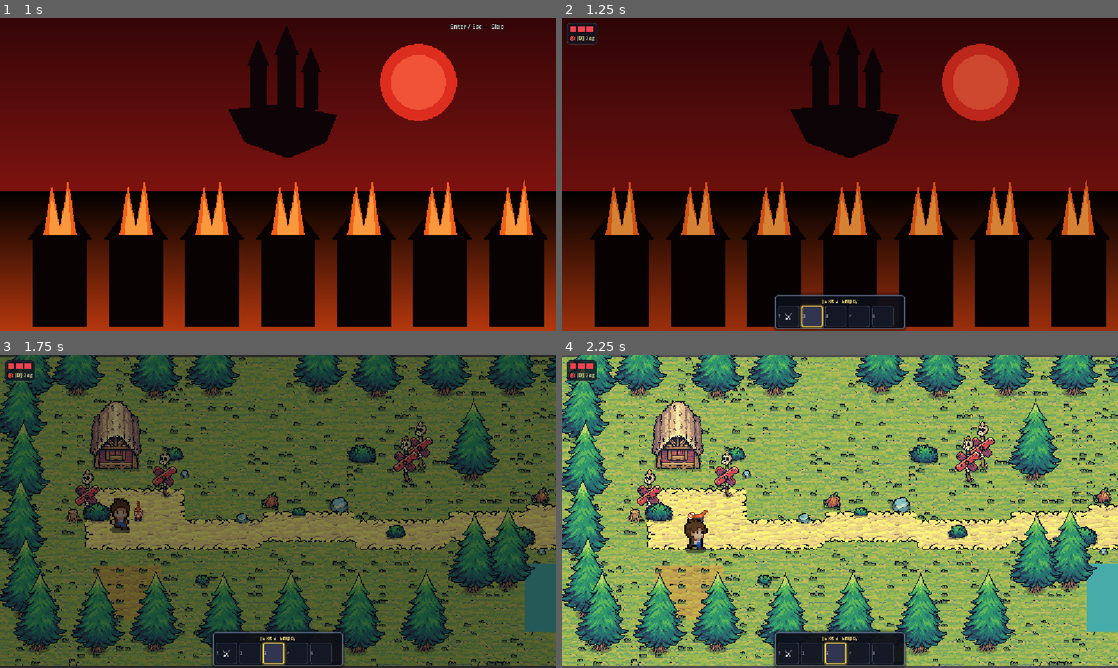
Above: before the commit, frames 1-4 (two rows, left to right).
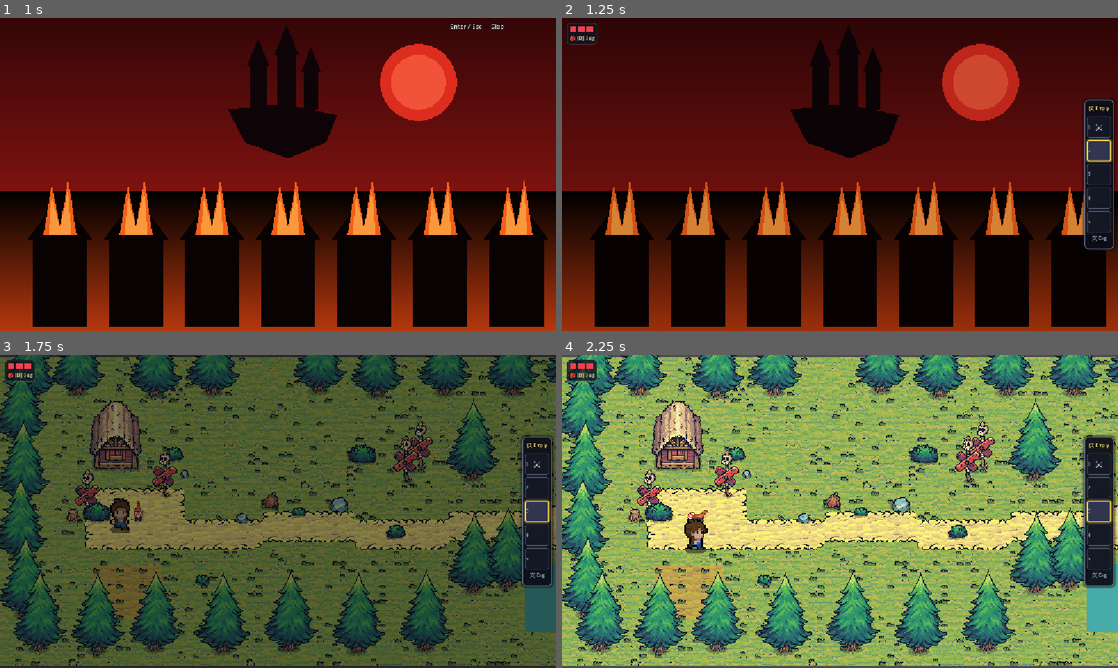
Above: after the commit, the same moments.

Repository: Dishant-Gotis/CGG
Game: Godot game, scene res://scenes/cutscenes/prologue.tscn
Same seed, same stepped clock (60 frames per second), same inputs: the game is played once before the commit and once after it. Sound files missing from this copy of the repository are replaced by a short silence.
Inputs (mouse positions are in pixels of both pictures, inside the frame that each line leads up to):
- Up to frame 1 (1 s): tap Enter (skip) at 0.5 s; move the mouse to (400, 158) at 0.52 s; hold D (move_right) from 0.53 s (still down); tap 1 at 0.6 s; click (400, 158) at 0.67 s; tap Space at 0.77 s; tap 2 at 0.8 s
- Up to frame 2 (1.25 s): keep holding D (move_right)
- Up to frame 3 (1.75 s): move the mouse to (166, 527) at 1.27 s; release D (move_right) at 1.28 s; hold S (move_down) from 1.28 s (still down); tap 2 at 1.35 s; click (166, 527) at 1.42 s; tap Space at 1.52 s; tap 3 at 1.55 s
- Up to frame 4 (2.25 s): move the mouse to (895, 442) at 2.02 s; release S (move_down) at 2.03 s; hold D (move_right) from 2.03 s (still down); tap 3 at 2.1 s; click (895, 442) at 2.17 s

Frame 1 is identical in both runs. In frame 2, 4.8% of the frame differs, in the area x 38-100%, y 25-100%; in frame 3, 4.8%; in frame 4, 5.3%.
Error before the commit: Invalid assignment of property or key 'item_cull_mask' with value of type 'int' on a base object of type 'PointLight2D'. (res://scripts/entities/player.gd:374)

Commit message:
feat: add player controller, torch goblin entity, cave scene, and core autoload managers

Diff:
--- a/cgg/scenes/cave.tscn
+++ b/cgg/scenes/cave.tscn
@@ -217,12 +217,10 @@
 [node name="CollisionShape2D" type="CollisionShape2D" parent="CaveExit"]
 shape = SubResource("ShapeExit")
 
-; ═══ CRYSTAL AMBIENT LIGHTS (item_cull_mask=3 → lights world AND player) ═══
 [node name="Light_Entrance" type="PointLight2D" parent="."]
 position = Vector2(140, 190)
 color = Color(0.9, 0.95, 1, 1)
 energy = 1.3
-item_cull_mask = 3
 texture = SubResource("GradientTexture2D_crystal")
 texture_scale = 3.5
 
@@ -230,7 +228,6 @@
 position = Vector2(380, 260)
 color = Color(0.2, 0.85, 1, 1)
 energy = 1.5
-item_cull_mask = 3
 texture = SubResource("GradientTexture2D_crystal")
 texture_scale = 3.2
 
@@ -238,7 +235,6 @@
 position = Vector2(920, 340)
 color = Color(0.75, 0.35, 1, 1)
 energy = 1.4
-item_cull_mask = 3
 texture = SubResource("GradientTexture2D_violet")
 texture_scale = 3.0
 
@@ -246,7 +242,6 @@
 position = Vector2(1040, 720)
 color = Color(0.2, 0.9, 1, 1)
 energy = 1.5
-item_cull_mask = 3
 texture = SubResource("GradientTexture2D_crystal")
 texture_scale = 3.2
 
@@ -254,7 +249,6 @@
 position = Vector2(1360, 380)
 color = Color(0.3, 0.7, 1, 1)
 energy = 1.6
-item_cull_mask = 3
 texture = SubResource("GradientTexture2D_crystal")
 texture_scale = 3.5
 
@@ -262,7 +256,6 @@
 position = Vector2(700, 500)
 color = Color(0.5, 0.9, 0.8, 1)
 energy = 1.2
-item_cull_mask = 3
 texture = SubResource("GradientTexture2D_crystal")
 texture_scale = 4.0
 
--- a/cgg/scripts/autoload/audio_manager.gd
+++ b/cgg/scripts/autoload/audio_manager.gd
@@ -40,7 +40,7 @@
 	# BGM player
 	bgm_player = AudioStreamPlayer.new()
 	bgm_player.bus = "Master"
-	bgm_player.volume_db = -9.0
+	bgm_player.volume_db = -5.0
 	bgm_player.process_mode = Node.PROCESS_MODE_ALWAYS
 	add_child(bgm_player)
 	bgm_player.finished.connect(_on_bgm_finished)
@@ -84,7 +84,7 @@
 
 
 func play_select() -> void:
-	_play_sfx(sfx_select, -3.0, randf_range(0.98, 1.02))
+	_play_sfx(sfx_select, -14.0, randf_range(0.98, 1.02))
 
 
 func play_sword() -> void:
--- a/cgg/scripts/autoload/game_state.gd
+++ b/cgg/scripts/autoload/game_state.gd
@@ -45,7 +45,7 @@
 ## single place for defaults (spec §9: no scattered constants).
 const COMBAT_DEFAULTS: Dictionary = {
 	"player_speed": 250.0,
-	"player_max_health": 3,
+	"player_max_health": 10,
 	"attack_damage": 1,
 	"attack_cooldown": 0.45,
 	"attack_window": 0.18,
--- a/cgg/scripts/autoload/ui_manager.gd
+++ b/cgg/scripts/autoload/ui_manager.gd
@@ -138,7 +138,7 @@
 	hud_panel.position = Vector2(10, 10)
 
 
-# --- Minecraft-style Hotbar (Bottom Center) -----------------------------------
+# --- Minecraft-style Hotbar (Vertical on Right Side) -------------------------
 
 func _build_hotbar() -> void:
 	hotbar_panel = PanelContainer.new()
@@ -146,30 +146,34 @@
 	hstyle.bg_color = Color(0.05, 0.06, 0.10, 0.88)
 	hstyle.border_color = Color(0.40, 0.45, 0.58, 0.85)
 	hstyle.set_border_width_all(2)
-	hstyle.set_corner_radius_all(6)
+	hstyle.set_corner_radius_all(8)
 	hstyle.content_margin_left = 6
 	hstyle.content_margin_right = 6
-	hstyle.content_margin_top = 4
-	hstyle.content_margin_bottom = 4
+	hstyle.content_margin_top = 6
+	hstyle.content_margin_bottom = 6
 	hstyle.shadow_color = Color(0, 0, 0, 0.5)
 	hstyle.shadow_size = 6
 	hotbar_panel.add_theme_stylebox_override("panel", hstyle)
 
 	var col := VBoxContainer.new()
-	col.add_theme_constant_override("separation", 2)
-
-	# Active Item Name Tooltip Label
+	col.add_theme_constant_override("separation", 5)
+
+	# Active Item Name Tooltip Label (compact & autowrapped)
 	hotbar_tooltip = Label.new()
 	hotbar_tooltip.text = "Hero's Blade"
 	hotbar_tooltip.horizontal_alignment = HORIZONTAL_ALIGNMENT_CENTER
-	hotbar_tooltip.add_theme_font_size_override("font_size", 11)
+	hotbar_tooltip.vertical_alignment = VERTICAL_ALIGNMENT_CENTER
+	hotbar_tooltip.autowrap_mode = TextServer.AUTOWRAP_WORD_SMART
+	hotbar_tooltip.custom_minimum_size = Vector2(50, 24)
+	hotbar_tooltip.add_theme_font_size_override("font_size", 9)
 	hotbar_tooltip.add_theme_color_override("font_color", Color(1.0, 0.9, 0.5))
 	hotbar_tooltip.add_theme_color_override("font_outline_color", Color(0, 0, 0, 0.9))
 	hotbar_tooltip.add_theme_constant_override("outline_size", 2)
 	col.add_child(hotbar_tooltip)
 
-	var hbox := HBoxContainer.new()
-	hbox.add_theme_constant_override("separation", 5)
+	# Vertical list of 5 item slots
+	var slots_vbox := VBoxContainer.new()
+	slots_vbox.add_theme_constant_override("separation", 5)
 
 	hotbar_slots.clear()
 	hotbar_icons.clear()
@@ -206,24 +210,38 @@
 				AudioManager.play_select()
 		)
 
-		hbox.add_child(slot)
+		slots_vbox.add_child(slot)
 		hotbar_slots.append(slot)
 		hotbar_icons.append(icon)
 		hotbar_nums.append(num)
 
-	col.add_child(hbox)
+	col.add_child(slots_vbox)
+
+	# Bag shortcut hint at bottom
+	var bag_hint := Label.new()
+	bag_hint.text = "[B] Bag"
+	bag_hint.horizontal_alignment = HORIZONTAL_ALIGNMENT_CENTER
+	bag_hint.add_theme_font_size_override("font_size", 9)
+	bag_hint.add_theme_color_override("font_color", Color(0.7, 0.76, 0.88, 0.85))
+	bag_hint.mouse_filter = Control.MOUSE_FILTER_STOP
+	bag_hint.gui_input.connect(func(ev: InputEvent) -> void:
+		if ev is InputEventMouseButton and ev.pressed and ev.button_index == MOUSE_BUTTON_LEFT:
+			toggle_bag()
+	)
+	col.add_child(bag_hint)
+
 	hotbar_panel.add_child(col)
 	root_ui.add_child(hotbar_panel)
 
-	# Anchor to Bottom Center
-	hotbar_panel.anchor_left = 0.5
-	hotbar_panel.anchor_right = 0.5
-	hotbar_panel.anchor_top = 1.0
-	hotbar_panel.anchor_bottom = 1.0
-	hotbar_panel.offset_left = -135.0
-	hotbar_panel.offset_right = 135.0
-	hotbar_panel.offset_top = -74.0
-	hotbar_panel.offset_bottom = -10.0
+	# Anchor Vertically to Right Center
+	hotbar_panel.anchor_left = 1.0
+	hotbar_panel.anchor_right = 1.0
+	hotbar_panel.anchor_top = 0.5
+	hotbar_panel.anchor_bottom = 0.5
+	hotbar_panel.offset_left = -70.0
+	hotbar_panel.offset_right = -10.0
+	hotbar_panel.offset_top = -155.0
+	hotbar_panel.offset_bottom = 155.0
 
 
 func _make_hotbar_slot_style(is_active: bool) -> StyleBoxFlat:
@@ -255,10 +273,10 @@
 
 	var active_item_id: String = GameState.get_active_item()
 	if active_item_id.is_empty():
-		hotbar_tooltip.text = "[Slot %d] Empty" % [GameState.active_hotbar_index + 1]
+		hotbar_tooltip.text = "[%d] Empty" % [GameState.active_hotbar_index + 1]
 	else:
 		var info: Dictionary = GameState.get_item_info(active_item_id)
-		hotbar_tooltip.text = "[%d] %s" % [GameState.active_hotbar_index + 1, str(info.get("name", active_item_id))]
+		hotbar_tooltip.text = str(info.get("name", active_item_id))
 
 
 func _on_hotbar_changed(_idx: int) -> void:
--- a/cgg/scripts/entities/player.gd
+++ b/cgg/scripts/entities/player.gd
@@ -68,7 +68,6 @@
 			global_position = spawn_node.global_position
 		GameState.pending_spawn = ""
 
-	_setup_torch_light()
 	print("[CHECK] player ready at ", global_position)
 
 
@@ -80,9 +79,6 @@
 		anim.modulate.a = 0.45 + 0.55 * absf(sin(Time.get_ticks_msec() * 0.02))
 	else:
 		anim.modulate.a = 1.0
-
-	if torch_light != null and torch_light.visible:
-		torch_light.energy = 1.2 + 0.08 * sin(Time.get_ticks_msec() * 0.008)
 
 	if state == State.DEAD:
 		velocity = Vector2.ZERO
@@ -358,45 +354,3 @@
 		if target != null:
 			_try_interact()
 			get_viewport().set_input_as_handled()
-
-
-var torch_light: PointLight2D
-
-func _setup_torch_light() -> void:
-	torch_light = PointLight2D.new()
-	torch_light.color = Color(1.0, 0.84, 0.52, 1.0)
-	torch_light.energy = 1.2
-	torch_light.shadow_enabled = false
-
-	# item_cull_mask = 1 means it ONLY lights objects on light_mask layer 1
-	# (the world/tiles). The player AnimatedSprite2D is moved to layer 2
-	# so it is NOT self-illuminated by the torch the player carries.
-	torch_light.item_cull_mask = 1
-
-	# Move the player sprite to light layer 2 so the torch (cull_mask=1)
-	# doesn't illuminate it. Cave crystal ambient lights use cull_mask=3
-	# and still reveal the player character naturally.
-	anim.light_mask = 2
-
-	# Build soft radial falloff texture
-	var img := Image.create(128, 128, false, Image.FORMAT_RGBA8)
-	for y_px: int in range(128):
-		for x_px: int in range(128):
-			var dist := Vector2(x_px - 64, y_px - 64).length() / 64.0
-			var a := clampf(1.0 - dist, 0.0, 1.0)
-			a = a * a
-			img.set_pixel(x_px, y_px, Color(1, 1, 1, a))
-	var tex := ImageTexture.create_from_image(img)
-	torch_light.texture = tex
-	torch_light.texture_scale = 3.6
-	torch_light.position = Vector2(0, -16)
-	add_child(torch_light)
-	_update_torch_light()
-
-	GameState.inventory_changed.connect(_update_torch_light)
-	GameState.hotbar_changed.connect(func(_idx: int) -> void: _update_torch_light())
-
-
-func _update_torch_light() -> void:
-	if torch_light != null:
-		torch_light.visible = GameState.has_item("cave_torch")
--- a/cgg/scripts/entities/torch_goblin.gd
+++ b/cgg/scripts/entities/torch_goblin.gd
@@ -102,8 +102,6 @@
 	torch_light.color = Color(1.0, 0.58, 0.22, 1.0) # Fiery orange-amber
 	torch_light.energy = 1.3
 	torch_light.shadow_enabled = false
-	# item_cull_mask = 1 → only illuminates the world layer, not the goblin's own sprite
-	torch_light.item_cull_mask = 1
 
 	var img := Image.create(128, 128, false, Image.FORMAT_RGBA8)
 	for y_px: int in range(128):
@@ -114,8 +112,8 @@
 			img.set_pixel(x_px, y_px, Color(1, 1, 1, a))
 	var tex := ImageTexture.create_from_image(img)
 	torch_light.texture = tex
-	torch_light.texture_scale = 2.8
-	torch_light.position = Vector2(16, -34)
+	torch_light.texture_scale = 2.4
+	torch_light.position = Vector2(16, 12)
 	add_child(torch_light)
 
 
@@ -333,9 +331,8 @@
 func _on_hitbox_hit_player(area: Area2D) -> void:
 	if state == State.DEAD or hitbox_shape.disabled:
 		return
-	var player: Node = area.get_parent()
+	var player := area.get_parent() as Node2D
 	if player != null and player.has_method("_take_damage"):
-		var knock_dir := (player.global_position - global_position).normalized()
 		player._take_damage(damage, global_position)
 
 
